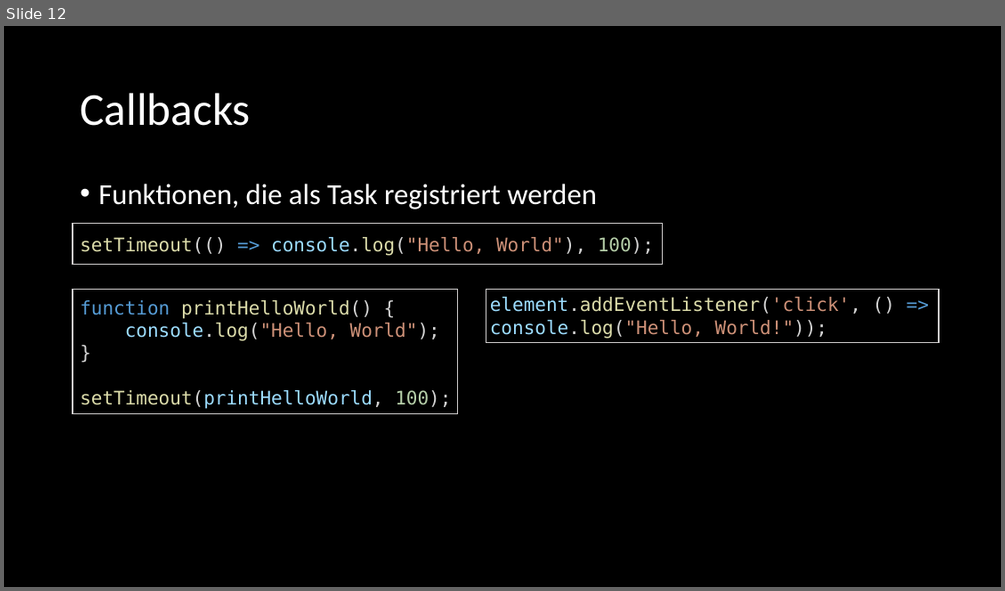
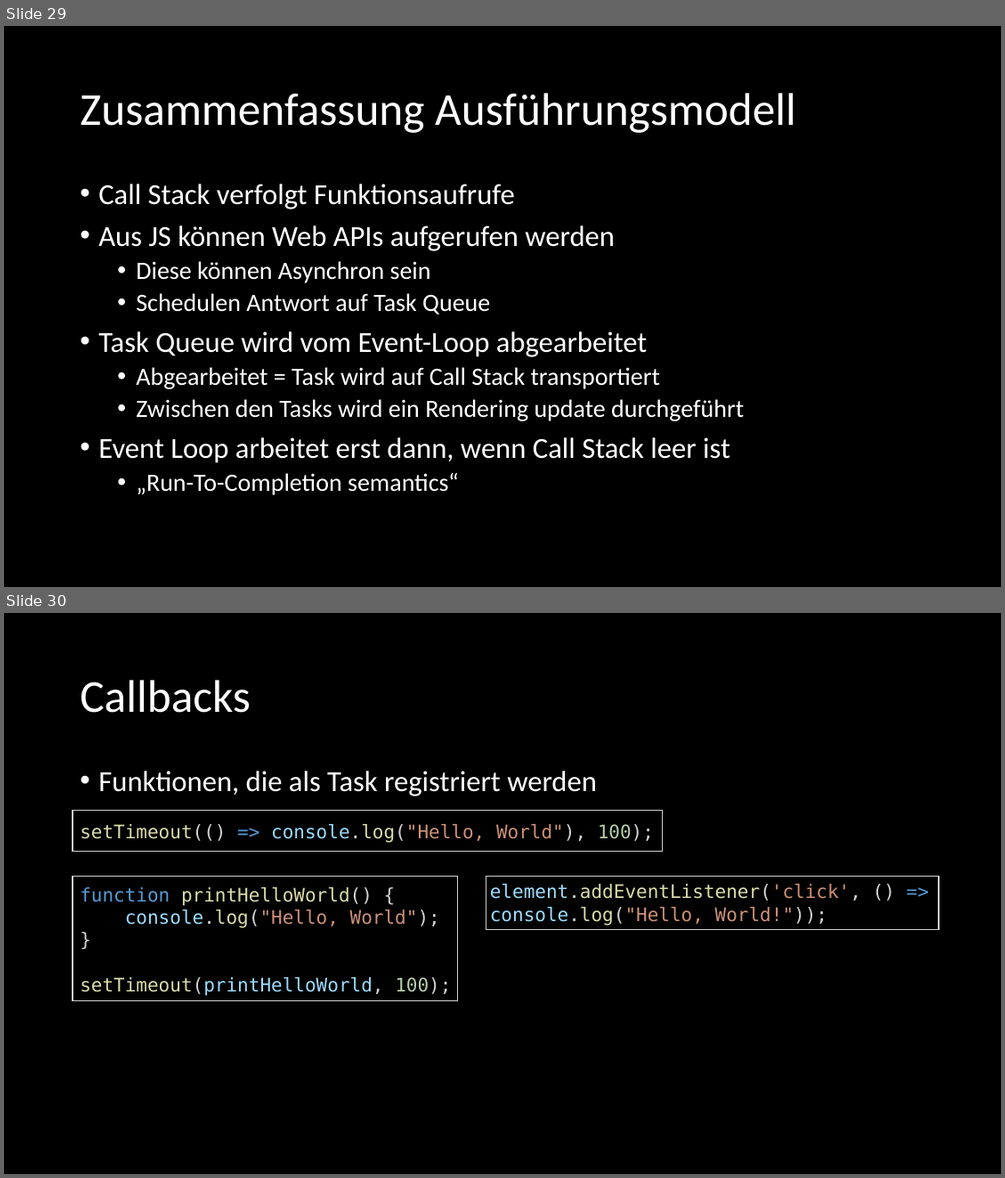
Before and after one commit to twobiers/webtech-workshop-js-async, a slide deck: slides/Presentation.pptx. Shown one above the other, each under a label of ours: slide 12 before the commit, slides 29 and 30 after it. The pictures are 1005x591 and 1005x1178 pixels, drawn with LibreOffice and Linux fonts; fonts in the diff are those of the drawing. Boxes give left, top, right and bottom in pixels: in the first picture for what was removed or moved away, otherwise in the second. Text is boxed around its words. In the diff, an @@ line names an element or a change of style, - is before the commit and + after.

```diff
--- a/slides/Presentation.pptx
+++ b/slides/Presentation.pptx
@@ slide 29 added at (x1=4, y1=26, x2=1001, y2=587), background #000000 @@
@@ title added at (x1=80, y1=93, x2=796, y2=133), 44 pt, text #FFFFFF @@
+Zusammenfassung Ausführungsmodell
@@ text added at (x1=98, y1=184, x2=744, y2=495), 24 pt, text #FFFFFF @@
+• Call Stack verfolgt Funktionsaufrufe
+• Aus JS können Web APIs aufgerufen werden
+  • Diese können Asynchron sein
+  • Schedulen Antwort auf Task Queue
+• Task Queue wird vom Event-Loop abgearbeitet
+  • Abgearbeitet = Task wird auf Call Stack transportiert
+  • Zwischen den Tasks wird ein Rendering update durchgeführt
+• Event Loop arbeitet erst dann, wenn Call Stack leer ist
+  • „Run-To-Completion semantics“
@@ what was slide 12 is now slide 30 @@
```
Also in this commit, not shown: 2 slides changed, 20 other slides added, 1 slide removed, 1 other file.
